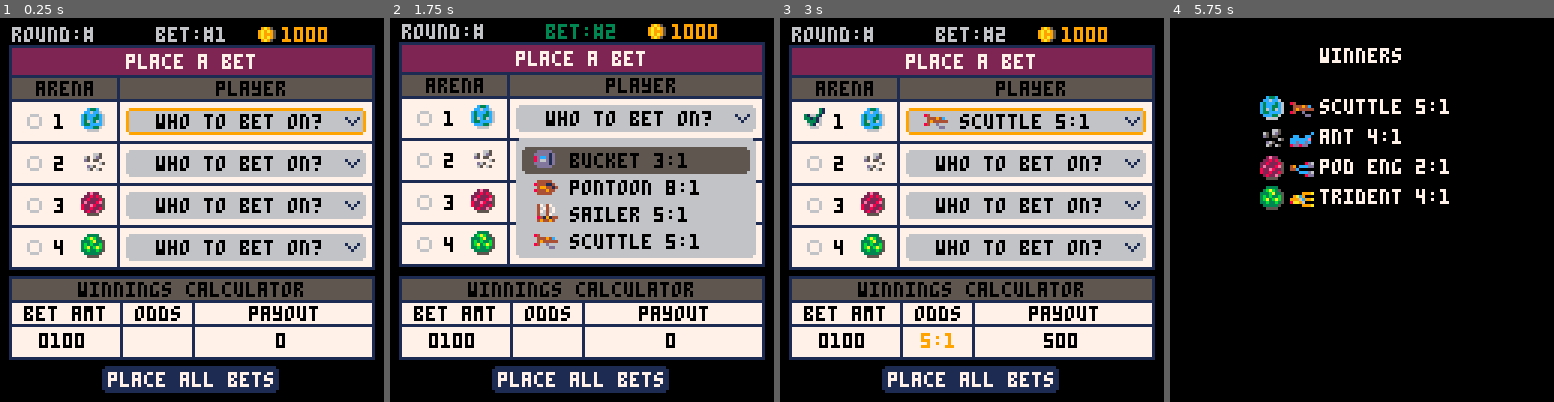
Above: before the commit, frames 1-4 (left to right).
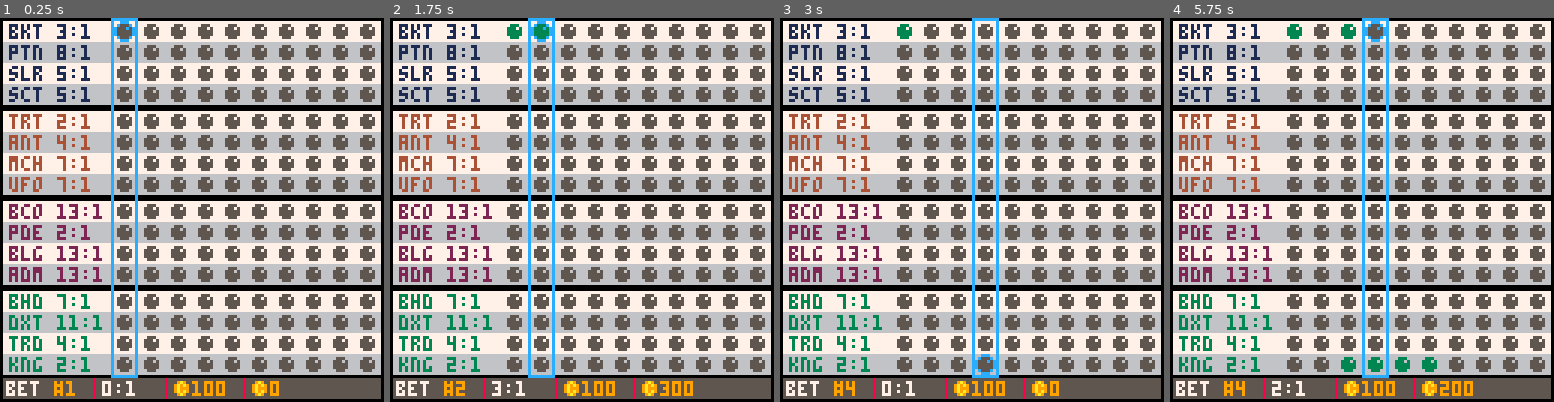
Above: after the commit, the same moments.

Repository: suspicious-smoke/club-bets-pico8
Game: PICO-8 cartridge club-bets.p8
Same seed, same stepped clock (60 frames per second), same inputs: the game is played once before the commit and once after it.
Inputs:
- Up to frame 1 (0.25 s): no input
- Up to frame 2 (1.75 s): tap X (X key) at 0.33, 1.07 s; tap O (Z key) at 0.7, 1.7 s; hold Right from 1.6 s (still down)
- Up to frame 3 (3 s): tap X (X key) at 1.85, 2.97 s; release Right at 2.1 s; tap O (Z key) at 2.1, 2.5, 2.9 s; hold Up 2.15-2.42 s; hold Right from 2.47 s (still down)
- Up to frame 4 (5.75 s): release Right at 3.03 s; hold Left 3.08-3.58 s; tap O (Z key) every 0.4 s from 3.3 to 5.7 s; hold Down 3.63-3.97 s; hold Right 4.02-4.68 s; tap X (X key) at 4.08, 5.2 s; hold Up 4.73-5.03 s; hold Left 5.08-5.68 s; hold Down from 5.73 s (still down)

The runs differ from the first frame. In frame 1, 82% of the frame differs, in the area x 0-100%, y 0-100%; in frame 2, 79%; in frame 3, 82%; in frame 4, 92%.

Commit message:
quick bet page optional sprites

Diff:
--- a/club-bets.p8
+++ b/club-bets.p8
@@ -95,9 +95,9 @@
 	_drw=blank
 	fill_arenas()
 	--dummy_bets()
-	--init_quickbetpage()
+	init_quickbetpage()
 	--init_ticket()
-	init_betpage()
+	--init_betpage()
 	--calculate_winners()
 	--init_confirm()
 end
@@ -266,7 +266,7 @@
 		for i_aplyr=1,4 do
 			if bets[bet_sel][2][i_arena][i_aplyr] then
 				plyr_str="  "..get_player_string(i_arena,i_aplyr)
-				spr(47+arenas[i_arena][i_aplyr][1],48,16+i_arena*14+bet_off)
+				spr(47+arenas[i_arena][i_aplyr][1],48,16+i_arena*14+bet_off)--ship spr
 				chk_spr=107
 			end
 		end
@@ -595,6 +595,8 @@
 			rrectfill(1,_py-6,126,7,0,6+i_aplyr%2)--row background
 			local a_plyr=arenas[i_arena][i_aplyr]
 			print(players[a_plyr[1]][2].." "..a_plyr[4]..":1",3,_py-5,arena_clr[i_arena])
+			-- print(a_plyr[4]..":1",14,_py-5,arena_clr[i_arena])
+			-- spr(47+a_plyr[1],3,_py-7)--ship spr
 			--bet buttons
 			for k=1,10 do
 				bet_clr=5
